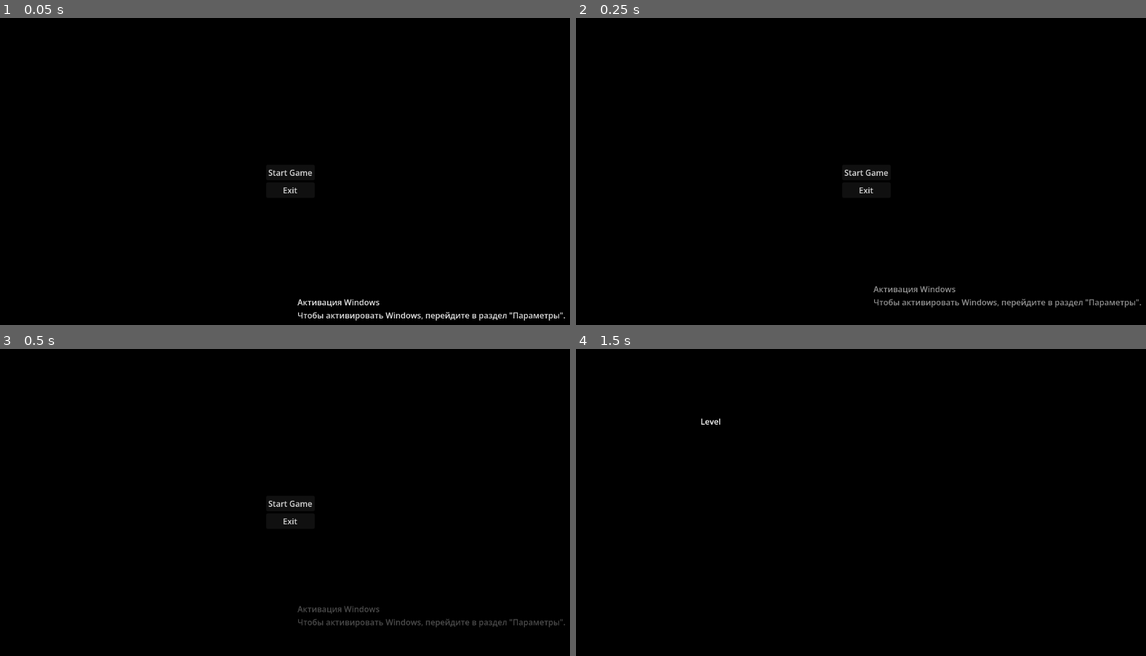
Above: before the commit, frames 1-4 (two rows, left to right).
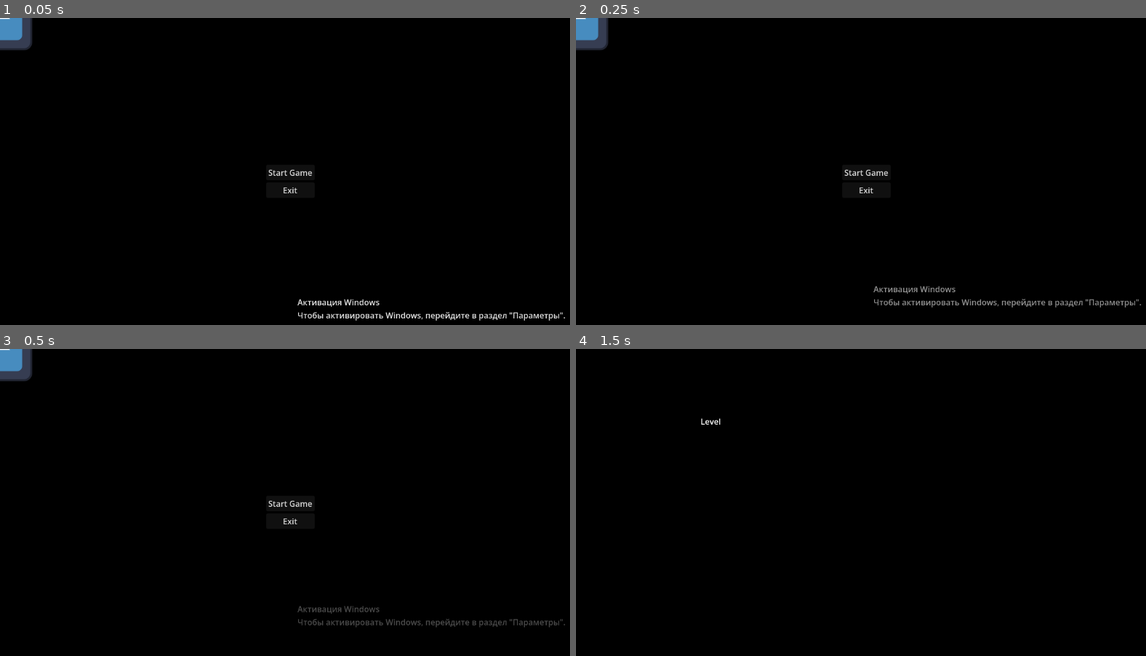
Above: after the commit, the same moments.

Repository: GetBoros/template-gdt-cpp26
Game: Godot game, scene res://core/Game.tscn
The game is run twice, just before and just after one commit, with the same random seed, the same clock (stepped at 60 frames per second) and the same inputs. The engine's default icon, where the game draws it, is replaced by a stand-in: a white triangle on a blue panel in a dark square.
Inputs:
- Up to frame 1 (0.05 s): no input
- Up to frame 2 (0.25 s): no input
- Up to frame 3 (0.5 s): no input
- Up to frame 4 (1.5 s): click "Start Game" at 0.5 s; tap Enter at 1.25 s

The runs differ from the first frame. In frame 1, 0.6% of the frame differs, in the area x 0-6%, y 0-11%; in frame 2, 0.6%; in frame 3, 0.6%; in frame 4, nothing differs.

Commit message:
feat(gdextension): implement C++26 pipeline with GCC 16 and Rotator2D node
- add godot-cpp submodule for Godot 4.7 API
- configure SCons build script enforcing -std=gnu++26 and HOT_RELOAD_ENABLED
- add GDExtension initialization handshake and ClassDB registration
- implement Rotator2D custom node with exposed speed property
- provide .clangd configuration, build tasks (F7), and editor formatting rules

Diff:
--- a/core/Game.gd
+++ b/core/Game.gd
@@ -13,6 +13,7 @@
 #------------------------------------------------------------------------------------------------------------
 func _process(delta: float) -> void:
 	pass
+
 #------------------------------------------------------------------------------------------------------------
 func Show_Main_Menu() -> void:
 	var menu_instance: Control = MAIN_MENU_SCENE.instantiate()
--- a/ui/main_menu/MainMenu.tscn
+++ b/ui/main_menu/MainMenu.tscn
@@ -1,6 +1,7 @@
 [gd_scene format=3 uid="uid://bnmeyxlpyplya"]
 
 [ext_resource type="Script" uid="uid://rfrlkusueiny" path="res://ui/main_menu/MainMenu.gd" id="1_h7g2k"]
+[ext_resource type="Texture2D" uid="uid://j3jl88k5420e" path="res://icon.svg" id="2_blw3s"]
 
 [node name="MainMenu" type="Control" unique_id=177499293]
 layout_mode = 3
@@ -45,3 +46,10 @@
 offset_bottom = 609.0
 text = "Активация Windows
 Чтобы активировать Windows, перейдите в раздел \"Параметры\"."
+
+[node name="Rotator2D" type="Rotator2D" parent="." unique_id=1718443452]
+position = Vector2(206, 216)
+rotation = 216.7604
+
+[node name="Sprite2D" type="Sprite2D" parent="Rotator2D" unique_id=1008070191]
+texture = ExtResource("2_blw3s")
Not shown, added: bin/game.gdextension.uid
Not shown, added: src/.gdignore
Not shown, added: .clangd
Not shown, changed: .gitignore
Not shown, added: .gitmodules
Not shown, changed: README.md
Not shown, added: SConstruct
Not shown, added: bin/game.gdextension
Not shown, added: src/register_types.cpp
Not shown, added: src/register_types.h
Not shown, added: src/rotator_2d.cpp
Not shown, added: src/rotator_2d.h
